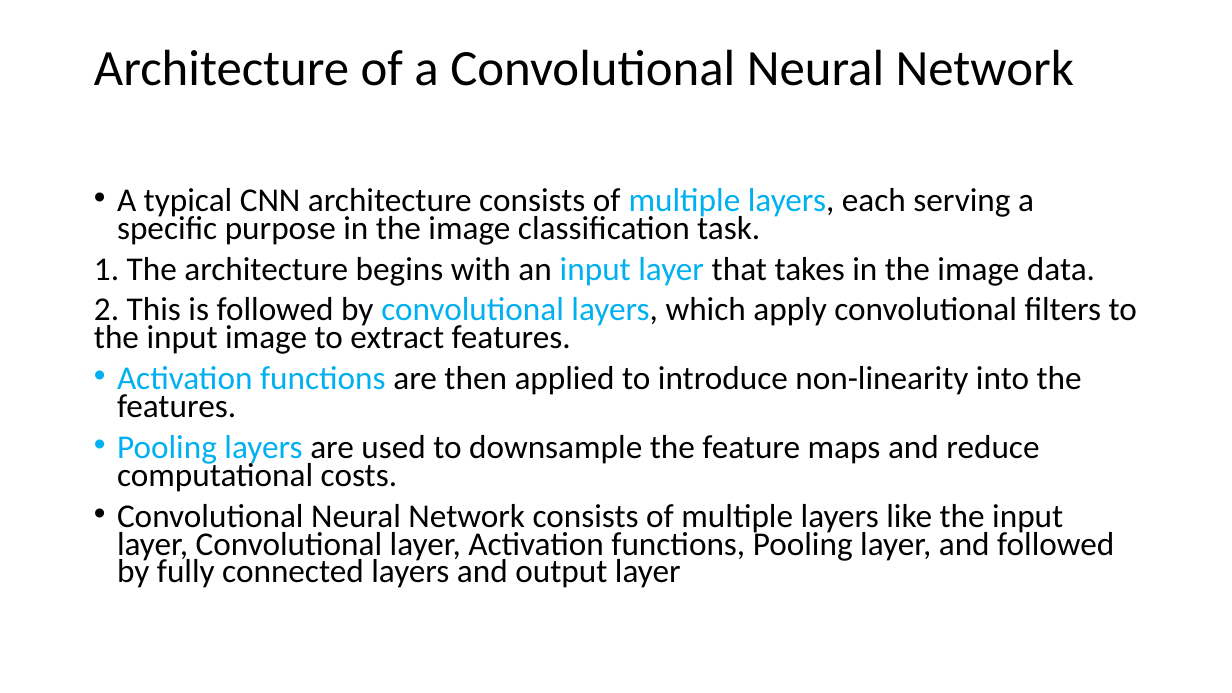
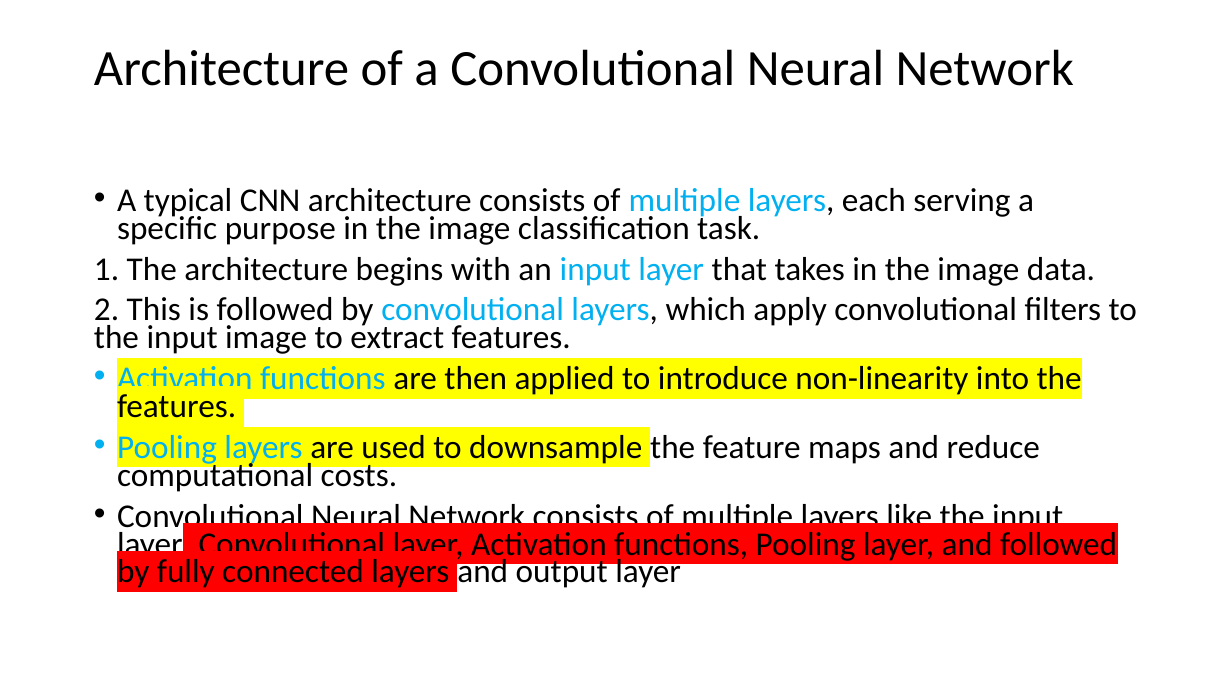
Before and after one commit to Ascii-Hermit/6thSem, a slide deck: slide 50 of DL/New/L7 Convolutional Neural Networks.pptx. Drawn at 1232x693 pixels with LibreOffice and Linux fonts; fonts in the diff are those of the drawing. Boxes give left, top, right and bottom in pixels: in the first picture for what was removed or moved away, otherwise in the second. Text is boxed around its words. In the diff, an @@ line names an element or a change of style, - is before the commit and + after.

```diff
--- a/DL/New/L7 Convolutional Neural Networks.pptx
+++ b/DL/New/L7 Convolutional Neural Networks.pptx
@@ text at (117,366,1117,588): highlight none to #FFFF00 in "Activation functions are then applied to introduce ...", "Pooling layers are used to downsample"; highlight none to #FF0000 in "layer, Convolutional layer, Activation functions, Pooling la ..." @@
```
Also in this commit, not shown: 23 other slides changed, 3 other files.
